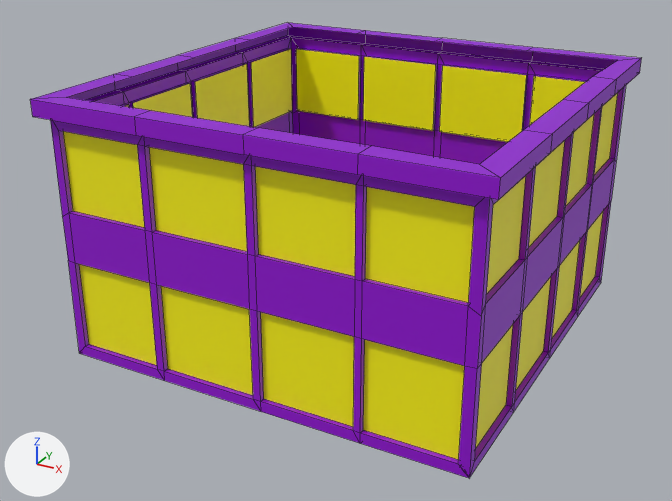
Two versions of the FBX model Assets/Meshes/Building_Medium_Peice_003.fbx, one commit apart.
The view is the same before and after, from a 50 mm camera at (63.0, -143.3, 157.0) aimed at (-2.0, -25.1, 97.9). The lights are fixed; the arrows at lower left show +X, +Y and +Z. Mesh edges are drawn as thin lines. Where no turn or scale is listed for an object, it has been applied to the vertices.

In view in the first picture: 'Building_Medium_Piece_003'.
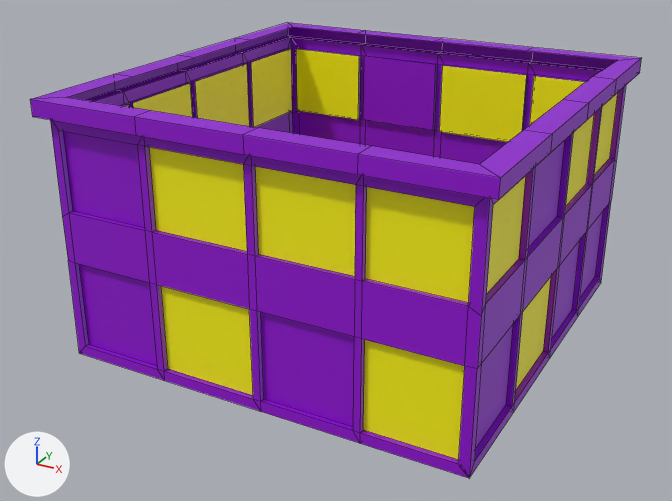
Boxes [x1, y1, x2, y2] around the edits, measured in the pictures (672 x 501 px):
part 1 of me_mesh, recoloured (yellow to purple)
    both: [261, 57, 603, 448]
part 2 of me_mesh, recoloured (yellow to purple)
    both: [63, 131, 157, 365]

The change in detail:
me_mesh has 362 vertices, 356 faces and spans x -33.6..33.6, y -33.6..33.6, z 0.0..40.0.
me_mesh is used by ob_building_medium_piece_003; location (0.0, -20.6, 84.8).
me_mesh part 1: 8 of the faces centred in x -8.5..31.2, y -31.2..31.2, z 8.6..29.6 switch from mat_windows (yellow #fff700) to mat_mainbuilding (purple #9300d5).
me_mesh part 2: 2 of the faces centred in x -23.6, y -31.2, z 8.6..29.6 switch from mat_windows (yellow #fff700) to mat_mainbuilding (purple #9300d5).
